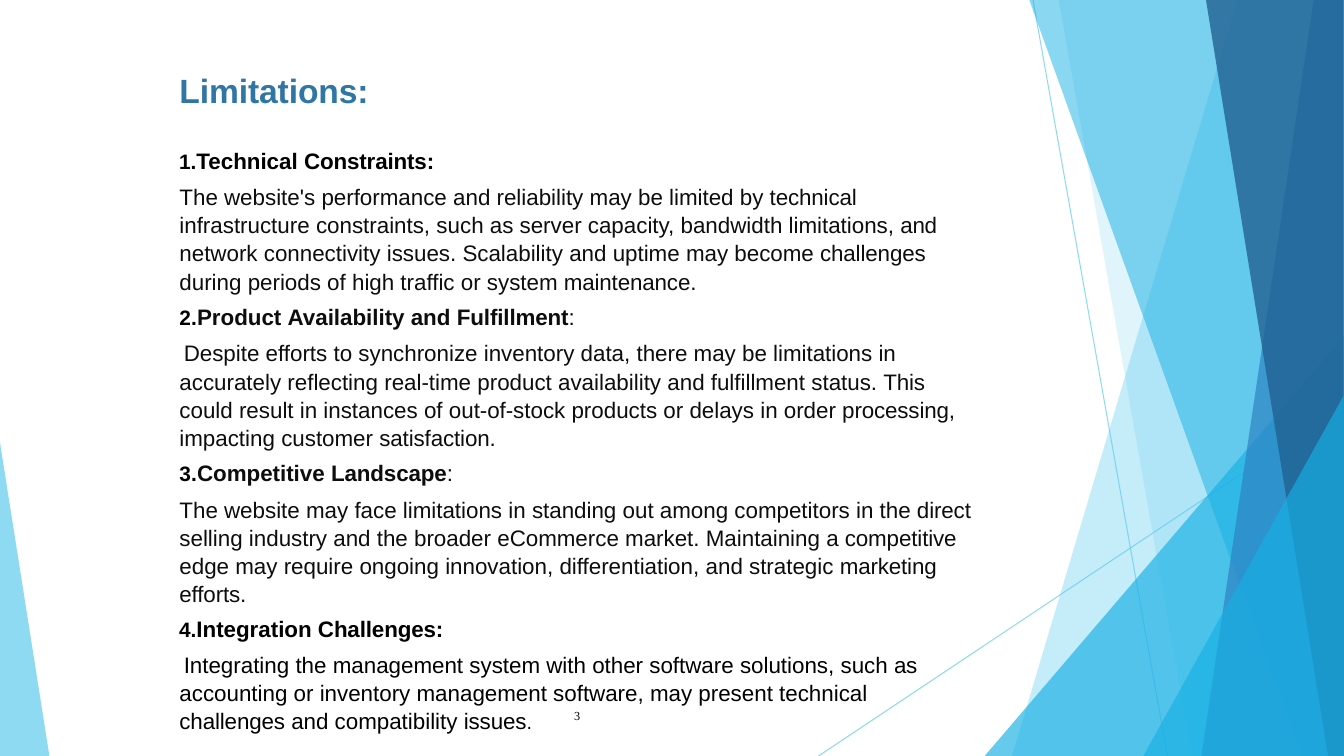
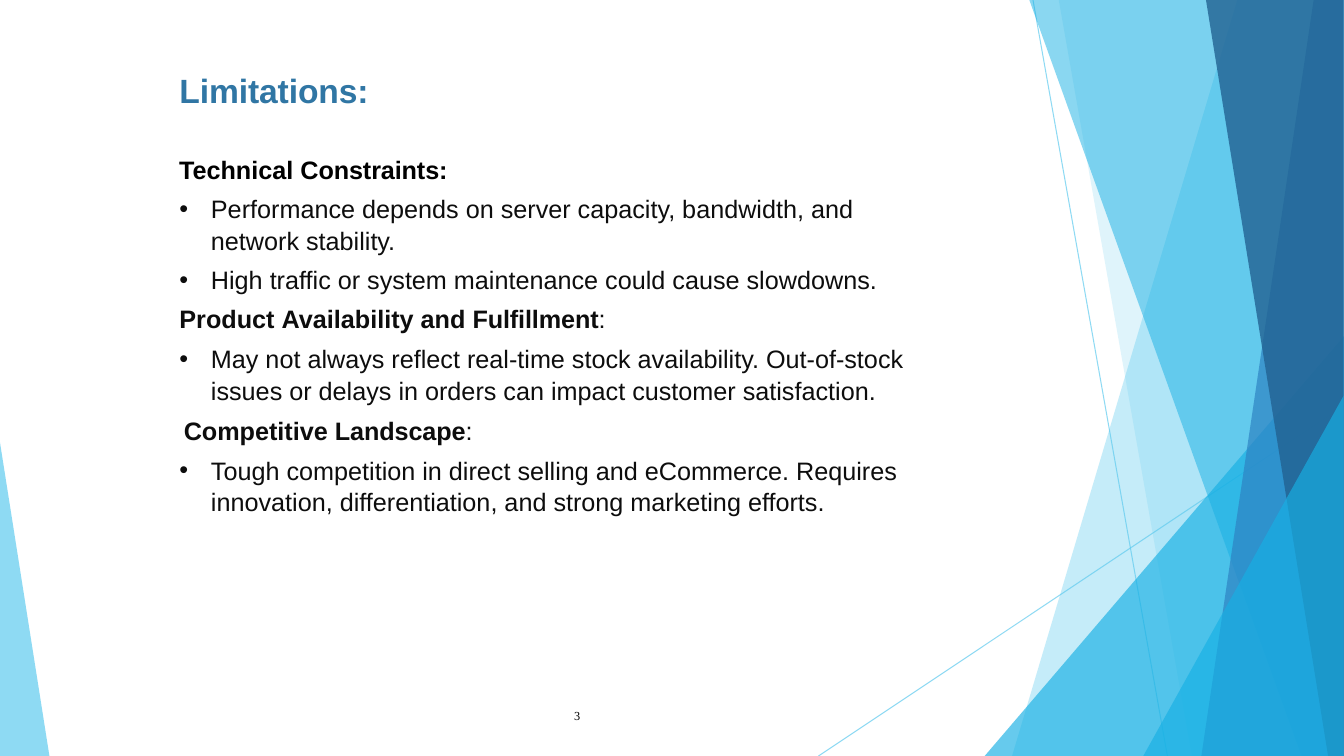
Before and after one commit to yashbhidawe/hrm-ppt, a slide deck: slide 4 of Sahilpathan_ppt.pptx. Drawn at 1344x756 pixels with LibreOffice and Linux fonts; fonts in the diff are those of the drawing. Boxes give left, top, right and bottom in pixels: in the first picture for what was removed or moved away, otherwise in the second. Text is boxed around its words. In the diff, an @@ line names an element or a change of style, - is before the commit and + after.

```diff
--- a/Sahilpathan_ppt.pptx
+++ b/Sahilpathan_ppt.pptx
@@ text at (x1=179, y1=160, x2=606, y2=446): size 16 to 18 pt in "Technical Constraints:", "Product Availability and Fulfillment:", "Competitive Landscape:"; bullet 1. to none; line spacing 1 to 1.06; line spacing 1 to 1.05 @@
@@ text at (x1=211, y1=199, x2=877, y2=295): text changed; size 16 to 18 pt @@
-The website's performance and reliability may be limited by technical infrastructure constraints, such as server capacity, bandwidth limitations, and network connectivity issues. Scalability and uptime may become challenges during periods of high traffic or system maintenance.
+• Performance depends on server capacity, bandwidth, and network stability.
+• High traffic or system maintenance could cause slowdowns.
@@ text at (x1=211, y1=349, x2=903, y2=406): text changed; size 16 to 18 pt @@
-Despite efforts to synchronize inventory data, there may be limitations in accurately reflecting real-time product availability and fulfillment status. This could result in instances of out-of-stock products or delays in order processing, impacting customer satisfaction.
+• May not always reflect real-time stock availability. Out-of-stock issues or delays in orders can impact customer satisfaction.
@@ text at (x1=211, y1=461, x2=897, y2=517): text changed; size 16 to 18 pt @@
-The website may face limitations in standing out among competitors in the direct selling industry and the broader eCommerce market. Maintaining a competitive edge may require ongoing innovation, differentiation, and strategic marketing efforts.
-4. Integration Challenges:
-Integrating the management system with other software solutions, such as accounting or inventory management software, may present technical challenges and compatibility issues.
+• Tough competition in direct selling and eCommerce. Requires innovation, differentiation, and strong marketing efforts.
```
Also in this commit, not shown: 5 other slides changed, 30 other files.
